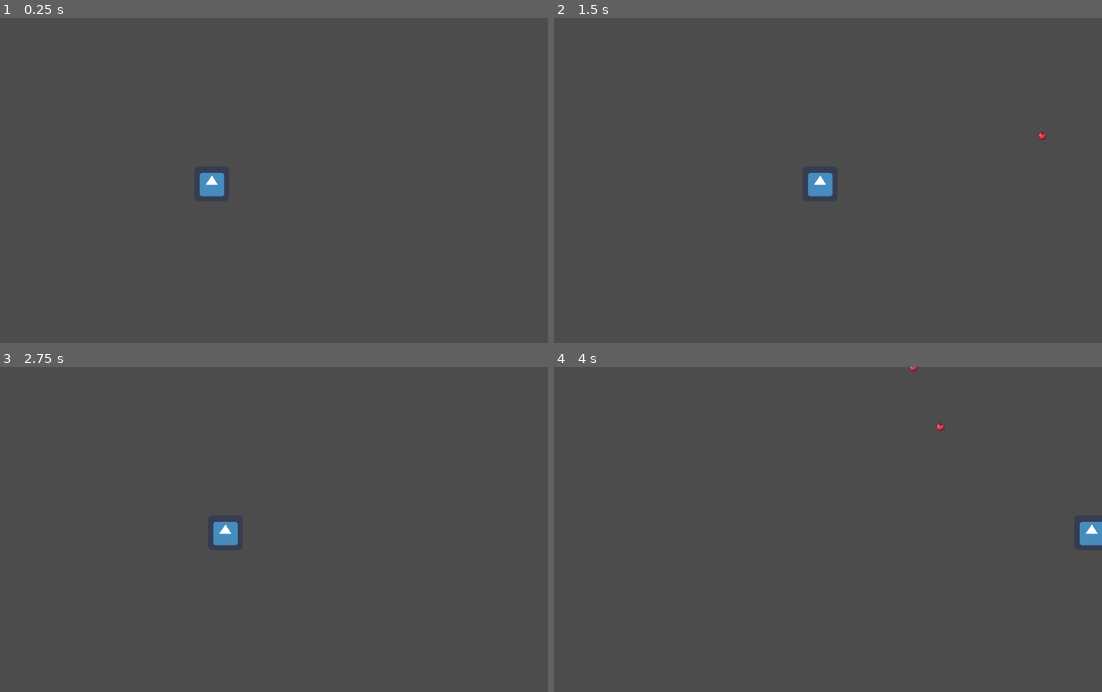
Above: before the commit, frames 1-4 (two rows, left to right).
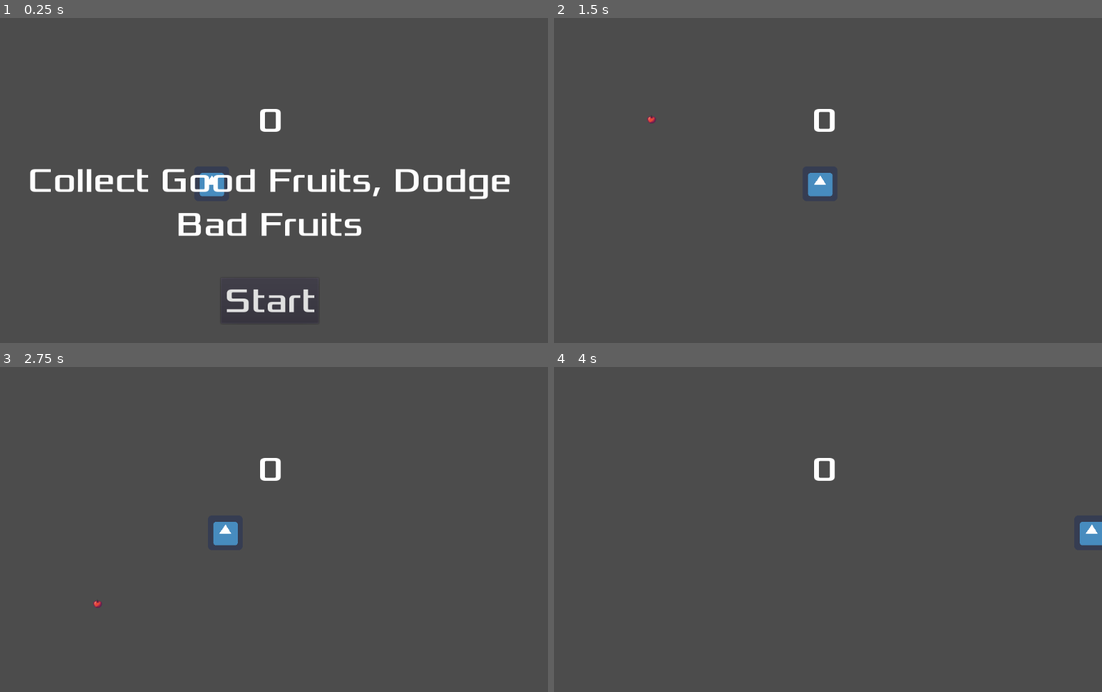
Above: after the commit, the same moments.

Repository: ColinKYuen/BQ-Game-Jam
Game: Godot game, scene res://Scenes/Main.tscn
Same seed, same stepped clock (60 frames per second), same inputs: the game is played once before the commit and once after it. The engine's default icon, where the game draws it, is replaced by a stand-in: a white triangle on a blue panel in a dark square.
Inputs (mouse positions are in pixels of both pictures, inside the frame that each line leads up to):
- Up to frame 1 (0.25 s): no input
- Up to frame 2 (1.5 s): click (822, 300) at 0.5 s, where only the run after the commit has a clickable "Start"; tap Enter at 1.25 s; hold D (move_right) from 1.28 s (still down)
- Up to frame 3 (2.75 s): release D (move_right) at 2.03 s; hold Left (move_left) from 2.03 s (still down)
- Up to frame 4 (4 s): release Left (move_left) at 2.78 s; hold D (move_right) from 2.78 s (still down)

The runs differ from the first frame. In frame 1, 4.2% of the frame differs, in the area x 5-94%, y 27-91%; in frame 2, 0.2%; in frame 3, 0.2%; in frame 4, 0.2%.

Commit message:
menu: start btn (#4)
add start btn logic

Diff:
--- a/Scenes/HUD.gd
+++ b/HUD.gd
@@ -6,12 +6,24 @@
 # var a = 2
 # var b = "text"
 
-
 # Called when the node enters the scene tree for the first time.
 func _ready():
 	pass # Replace with function body.
 
-
 # Called every frame. 'delta' is the elapsed time since the previous frame.
 #func _process(delta):
 #	pass
+
+func show_message(text):
+	$Message.text = text
+	$Message.show()
+	$MessageTimer.start()
+
+func _on_StartButton_pressed():
+	print("start pressed")
+	$StartButton.hide()
+	$Message.hide()
+	emit_signal("start_game")
+
+func _on_MessageTimer_timeout():
+	$Message.hide()
--- a/Scenes/HUD.tscn
+++ b/Scenes/HUD.tscn
@@ -1,13 +1,13 @@
 [gd_scene load_steps=4 format=2]
 
 [ext_resource path="res://fonts/Xolonium-Regular.ttf" type="DynamicFontData" id=1]
-[ext_resource path="res://Scenes/HUD.gd" type="Script" id=2]
+[ext_resource path="res://HUD.gd" type="Script" id=2]
 
 [sub_resource type="DynamicFont" id=1]
 size = 64
 font_data = ExtResource( 1 )
 
-[node name="CanvasLayer" type="CanvasLayer"]
+[node name="HUD" type="CanvasLayer"]
 script = ExtResource( 2 )
 
 [node name="StartButton" type="Button" parent="."]
@@ -43,3 +43,10 @@
 text = "Collect Good Fruits, Dodge Bad Fruits"
 align = 1
 autowrap = true
+
+[node name="MessageTimer" type="Timer" parent="."]
+wait_time = 2.0
+one_shot = true
+
+[connection signal="pressed" from="StartButton" to="." method="_on_StartButton_pressed"]
+[connection signal="timeout" from="MessageTimer" to="." method="_on_MessageTimer_timeout"]
--- a/Scenes/Main.tscn
+++ b/Scenes/Main.tscn
@@ -1,10 +1,15 @@
-[gd_scene load_steps=3 format=2]
+[gd_scene load_steps=4 format=2]
 
 [ext_resource path="res://Scenes/Player.tscn" type="PackedScene" id=1]
 [ext_resource path="res://Scripts/Main.gd" type="Script" id=2]
+[ext_resource path="res://Scenes/HUD.tscn" type="PackedScene" id=3]
 
 [node name="Node2D" type="Node2D"]
 script = ExtResource( 2 )
 
 [node name="Player" parent="." instance=ExtResource( 1 )]
 position = Vector2( 405, 306 )
+
+[node name="HUD" parent="." instance=ExtResource( 3 )]
+
+[connection signal="start_game" from="HUD" to="." method="new_game"]
--- a/Scripts/Main.gd
+++ b/Scripts/Main.gd
@@ -4,16 +4,24 @@
 var rng = RandomNumberGenerator.new()
 var window_width = OS.get_window_size().x
 var timer = 0
+var score
+
+func _ready():
+	new_game()
+
+func new_game():
+
+	rng.randomize()
+	spawn(rng.randf_range(64, window_width - 64), rng.randf_range(100, 500))
 
 func _process(delta):
-	timer += delta
-	if timer > 1:
-		rng.randomize()
-		timer = 0
-		spawn(rng.randf_range(64, window_width - 64), rng.randf_range(100, 500))
+	pass
 
 func spawn(location: float, speed: float):
 	var fruit = obj_fruit.instance()
 	fruit.velocity = Vector2(0, speed)
 	fruit.position = self.position + Vector2(location, 0)
 	get_parent().add_child(fruit)
+
+func game_over():
+	$HUD.show_game_over()
--- a/Scripts/Player.gd
+++ b/Scripts/Player.gd
@@ -1,6 +1,7 @@
 extends KinematicBody2D
 
 var speed : int = 500
+var lives : int = 3
 
 func _physics_process(delta):
 	if Input.is_action_pressed("move_left"):
Not shown, added: art/Fruit+.png.import
